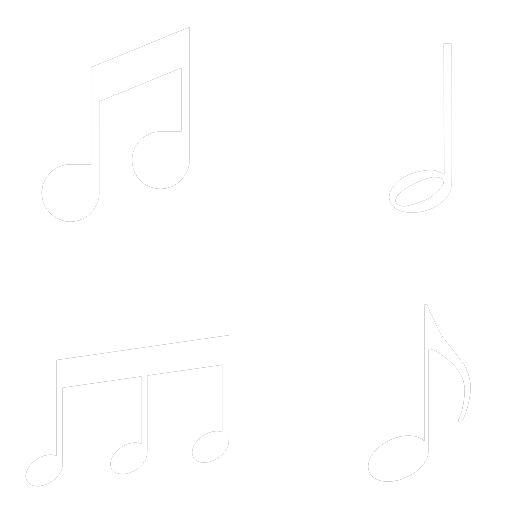
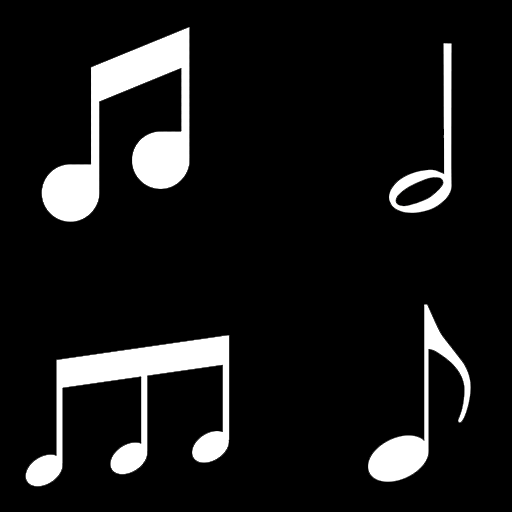
The second 512px x 512px image is a revision of the first. Changes to its layers:
added layer "Fondo" over [0,0,512,512]
